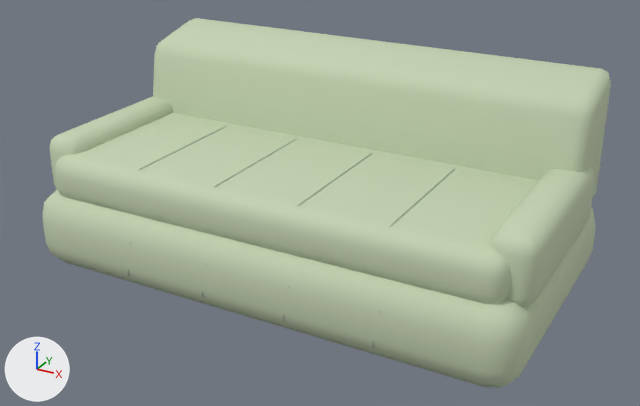
An edit to the Blender file assets-source/blender/boneless-loveseat.blend, drawn before and after from the same camera.
One viewpoint serves both versions: a 50 mm camera at (1.49, -2.68, 1.61) aimed at (0.04, -0.03, 0.28). Every picture has the same lights, and +X, +Y and +Z are marked at lower left. The older version comes first.

The first picture shows 'continuous_foam_foundation', 'deep_quilted_seat', 'folded_sloping_back', 'integrated_foam_side', 'integrated_foam_side.001', 'restrained_seat_channel', 'restrained_seat_channel.001', 'restrained_seat_channel.002', 'restrained_seat_channel.003'.
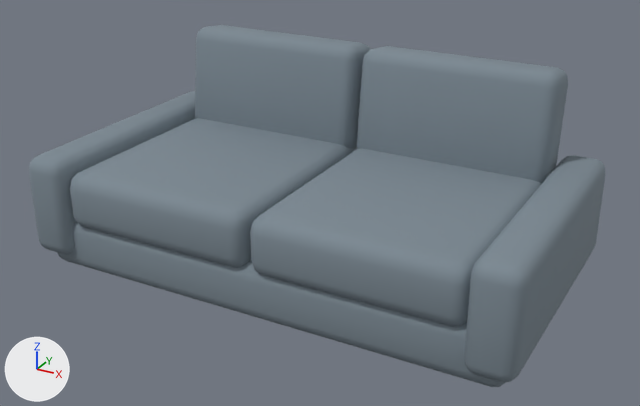
Edits to the bpy script that builds the scene:
```text
Change mat_upholstery_textured:
    mat_upholstery_textured.base_color: (0.56, 0.65, 0.45) -> (0.2, 0.25, 0.29)  # pale green #c5d3b3 -> grey #7c8993
Change me_cube_352:
    remove me_cube_352.from_pydata(...)  # 96 vertices, 98 faces; spans x -0.95..0.95, y -0.52..0.52, z 0.0..0.3
    add me_cube_352.from_pydata(...)  # 96 vertices, 98 faces; spans x -0.91..0.91, y -0.48..0.48, z 0.0..0.22
    me_cube_352 part 1: 96 of 96 vertices moved; they spanned x -0.95..0.95, y -0.52..0.52, z 0.0..0.3 and now span x -0.91..0.91, y -0.48..0.48, z 0.0..0.22; mean shift (0.0, 0.0, -0.04)
Remove ob_deep_quilted_seat:
    ob_deep_quilted_seat = bpy.data.objects.new('deep_quilted_seat', me_cube_353)
Remove ob_folded_sloping_back:
    ob_folded_sloping_back = bpy.data.objects.new('folded_sloping_back', me_folded_sloping_back)
Remove ob_integrated_foam_side:
    ob_integrated_foam_side = bpy.data.objects.new('integrated_foam_side', me_cube_354)
Remove ob_integrated_foam_side_001:
    ob_integrated_foam_side_001 = bpy.data.objects.new('integrated_foam_side.001', me_cube_355)
Remove ob_restrained_seat_channel:
    ob_restrained_seat_channel = bpy.data.objects.new('restrained_seat_channel', me_cone_033)
Remove ob_restrained_seat_channel_001:
    ob_restrained_seat_channel_001 = bpy.data.objects.new('restrained_seat_channel.001', me_cone_036)
Remove ob_restrained_seat_channel_002:
    ob_restrained_seat_channel_002 = bpy.data.objects.new('restrained_seat_channel.002', me_cone_039)
Remove ob_restrained_seat_channel_003:
    ob_restrained_seat_channel_003 = bpy.data.objects.new('restrained_seat_channel.003', me_cone_042)
Add ob_integrated_track_arm_001:
    ob_integrated_track_arm_001 = bpy.data.objects.new('integrated_track_arm.001', me_cube_096)  # 96 vertices, 98 faces; spans x 0.779..0.95, y -0.525..0.525, z 0.06..0.445; in mat_upholstery_textured (grey #7c8993)
    ob_integrated_track_arm_001.location = (0.0, 0.0, 0.0)
Add ob_integrated_track_arm:
    ob_integrated_track_arm = bpy.data.objects.new('integrated_track_arm', me_cube_095)  # 96 vertices, 98 faces; spans x -0.95..-0.779, y -0.525..0.525, z 0.06..0.445; in mat_upholstery_textured (grey #7c8993)
    ob_integrated_track_arm.location = (0.0, 0.0, 0.0)
Add ob_angled_back_cushion_001:
    ob_angled_back_cushion_001 = bpy.data.objects.new('angled_back_cushion.001', me_cube_094)  # 96 vertices, 98 faces; spans x 0.01..0.778, y 0.276..0.521, z 0.335..0.78; in mat_upholstery_textured (grey #7c8993)
    ob_angled_back_cushion_001.location = (0.0, 0.0, 0.0)
Add ob_individual_seat_cushion_001:
    ob_individual_seat_cushion_001 = bpy.data.objects.new('individual_seat_cushion.001', me_cube_093)  # 96 vertices, 98 faces; spans x 0.007..0.781, y -0.501..0.38, z 0.184..0.402; in mat_upholstery_textured (grey #7c8993)
    ob_individual_seat_cushion_001.location = (0.0, 0.0, 0.0)
Add ob_angled_back_cushion:
    ob_angled_back_cushion = bpy.data.objects.new('angled_back_cushion', me_cube_092)  # 96 vertices, 98 faces; spans x -0.778..-0.01, y 0.276..0.521, z 0.335..0.78; in mat_upholstery_textured (grey #7c8993)
    ob_angled_back_cushion.location = (0.0, 0.0, 0.0)
Add ob_individual_seat_cushion:
    ob_individual_seat_cushion = bpy.data.objects.new('individual_seat_cushion', me_cube_091)  # 96 vertices, 98 faces; spans x -0.781..-0.007, y -0.501..0.38, z 0.184..0.402; in mat_upholstery_textured (grey #7c8993)
    ob_individual_seat_cushion.location = (0.0, 0.0, 0.0)
```

What differs and where, as boxes (x1, y1, x2, y2) in the pictures (640 x 406 px):
'deep_quilted_seat', deleted (pale green)
    before: (55, 113, 539, 304)
'folded_sloping_back', deleted
    before: (153, 18, 611, 196)
'continuous_foam_foundation', recoloured, reshaped
    before: (43, 189, 596, 388)
    after: (57, 221, 506, 387)
'individual_seat_cushion.001', added
    after: (250, 148, 541, 327)
'individual_seat_cushion', added
    after: (70, 118, 355, 268)
'angled_back_cushion.001', added
    after: (357, 46, 568, 184)
'integrated_track_arm.001', added
    after: (464, 155, 605, 382)
'angled_back_cushion', added
    after: (195, 25, 370, 150)
'integrated_foam_side.001', deleted (pale green)
    before: (489, 166, 595, 308)
'integrated_track_arm', added
    after: (29, 91, 195, 254)
'integrated_foam_side', deleted
    before: (49, 96, 173, 189)
'restrained_seat_channel', deleted
    before: (138, 126, 227, 170)
'restrained_seat_channel.003', deleted
    before: (389, 168, 455, 227)
'restrained_seat_channel.002', deleted
    before: (297, 153, 372, 206)
'restrained_seat_channel.001', deleted
    before: (214, 139, 297, 187)
